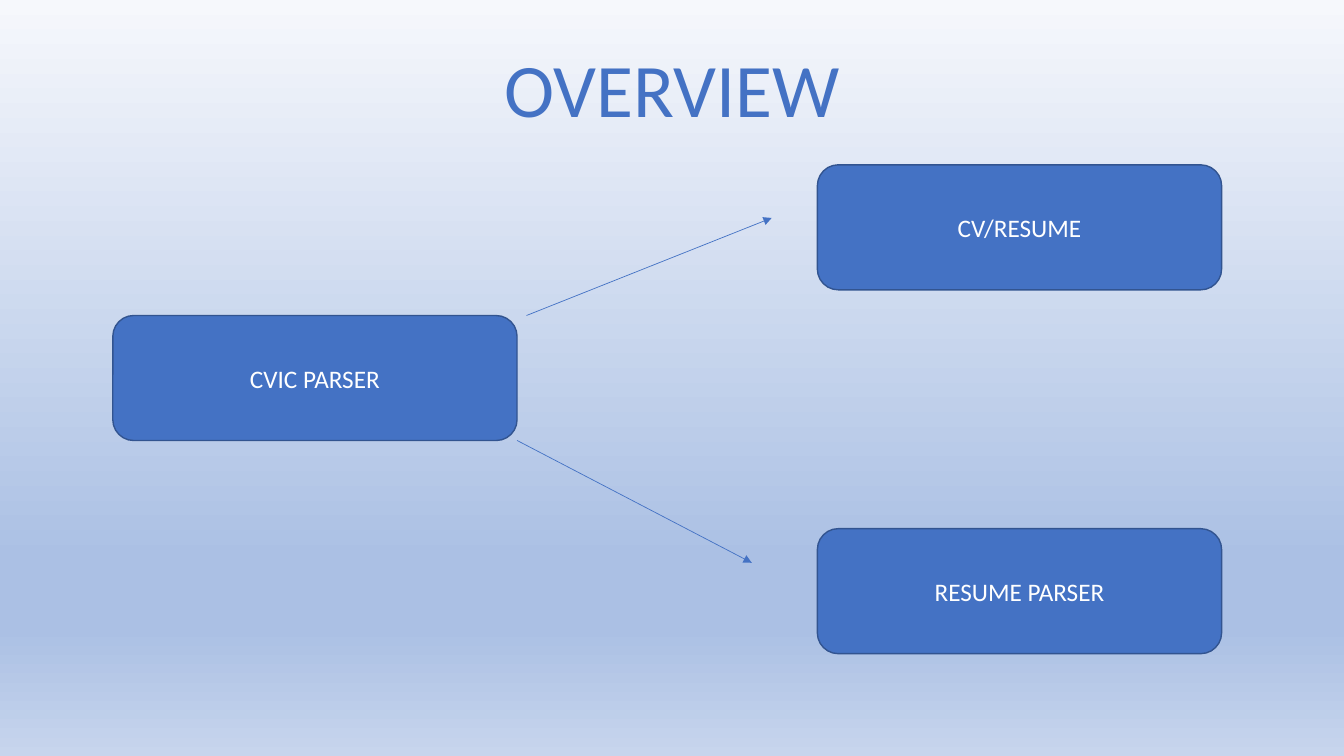
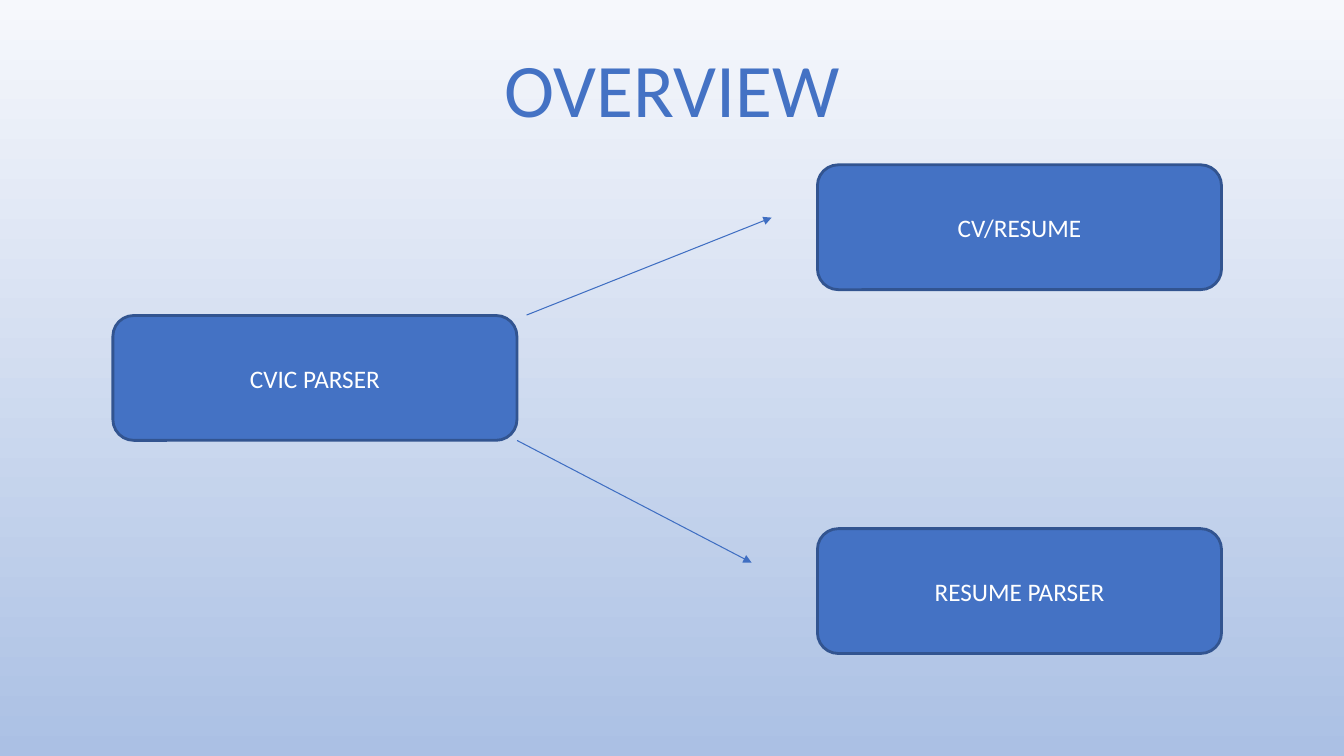
Before and after one commit to manish-bharti/resume-parser, a slide deck: slide 2 of CVIC/major_project_presentation.pptx. Drawn at 1344x756 pixels with LibreOffice and Linux fonts; fonts in the diff are those of the drawing. Boxes give left, top, right and bottom in pixels: in the first picture for what was removed or moved away, otherwise in the second. Text is boxed around its words. In the diff, an @@ line names an element or a change of style, - is before the commit and + after.

```diff
--- a/CVIC/major_project_presentation.pptx
+++ b/CVIC/major_project_presentation.pptx
@@ background gradient #F6F8FC to #ABC0E4 to #C7D5ED to gradient #F6F8FC to #ABC0E4 @@
@@ arrow removed from (526, 316) to (772, 218) @@
@@ freeform shape added at <box>526,218,771,316</box>, outline #3F6EC2 0.75 pt @@
@@ rounded rectangle "CVIC PARSER" at <box>113,316,517,441</box>: outline #325491 1 pt to #325491 2 pt; proportions changed @@
@@ arrow removed from (517, 441) to (752, 563) @@
@@ freeform shape added at <box>517,441,752,563</box>, outline #3F6EC2 0.75 pt @@
@@ rounded rectangle "RESUME PARSER" at <box>818,528,1222,653</box>: outline #325491 1 pt to #325491 2 pt; proportions changed @@
```
Also in this commit, not shown: 11 other slides changed, 1 slide added, 7 other files.
